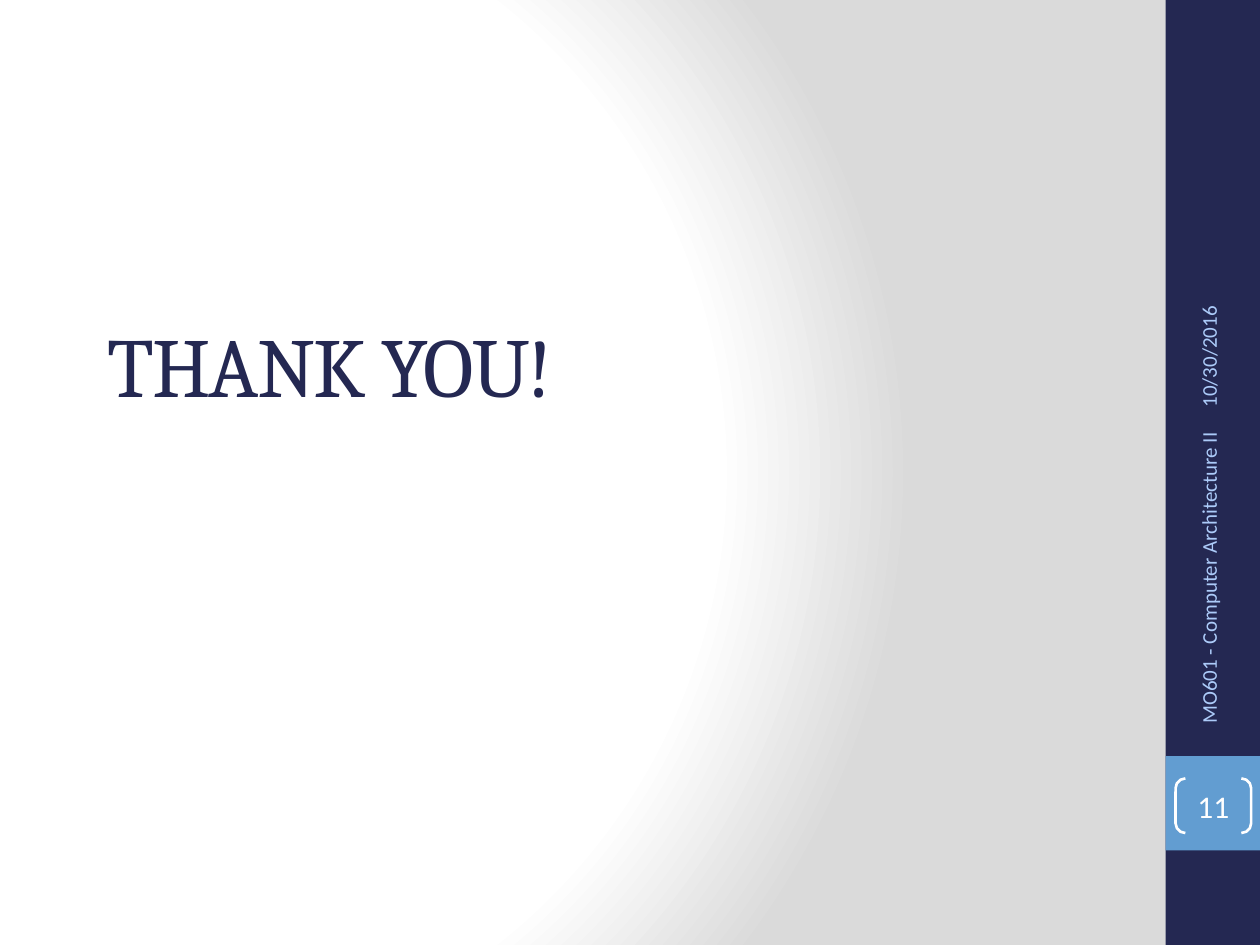
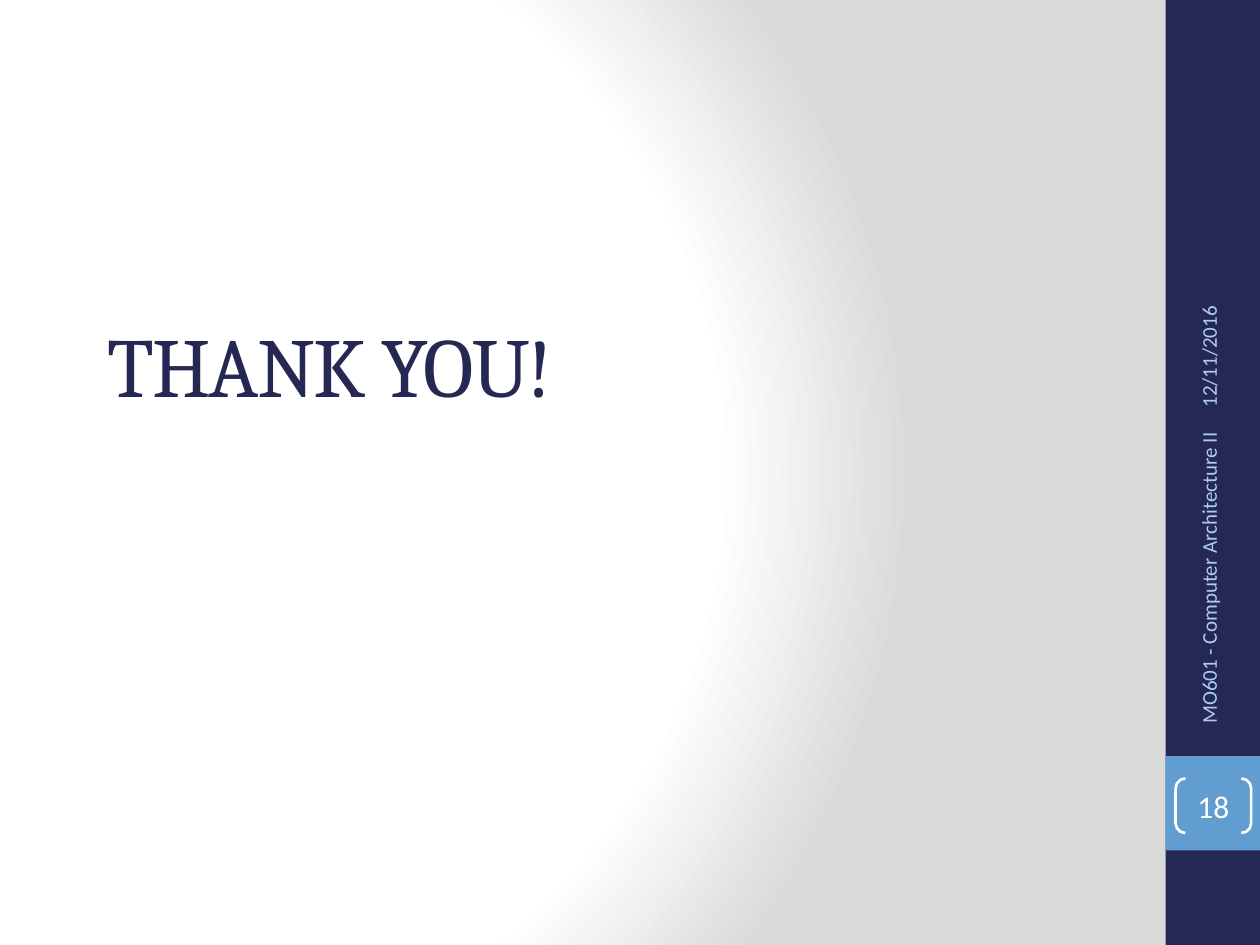
Before and after one commit to alberto-oliveira/mo601-projects, a slide deck: slide 18 of project4/presentation/mo601-project4-alberto-presentation.pptx (slide 11 before the commit). Drawn at 1260x945 pixels with LibreOffice and Linux fonts; fonts in the diff are those of the drawing. Boxes give left, top, right and bottom in pixels: in the first picture for what was removed or moved away, otherwise in the second. Text is boxed around its words. In the diff, an @@ line names an element or a change of style, - is before the commit and + after.

```diff
--- a/project4/presentation/mo601-project4-alberto-presentation.pptx
+++ b/project4/presentation/mo601-project4-alberto-presentation.pptx
@@ text at (1197,317,1223,404): text changed @@
-10/30/2016
+12/11/2016
@@ page number at (1197,796,1229,818): text changed @@
-11
+18
```
Also in this commit, not shown: 7 other slides changed, 10 slides added, 3 slides removed, 1 other file.
